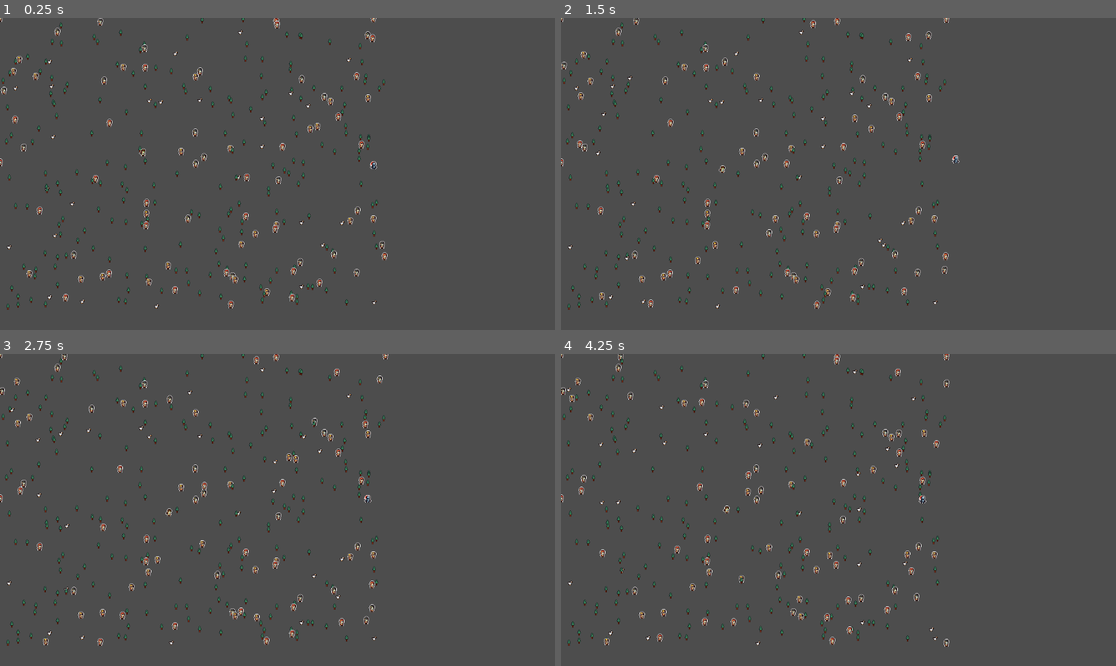
Above: before the commit, frames 1-4 (two rows, left to right).
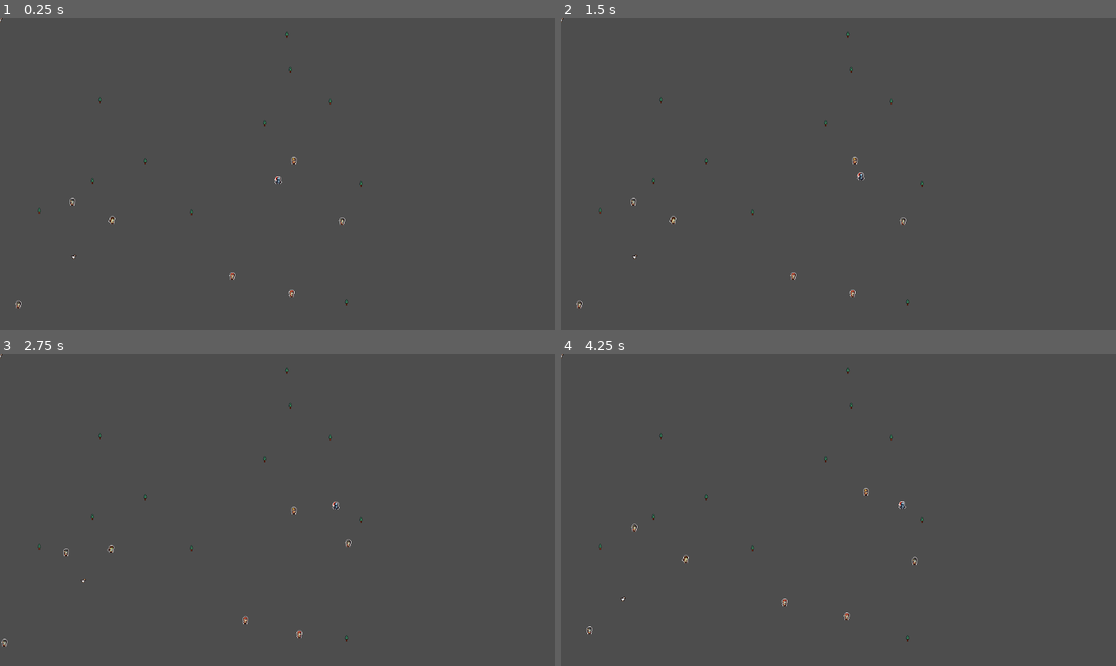
Above: after the commit, the same moments.

Repository: EcceMars/Distant-Sellsword
Game: Godot game, scene res://MAIN.tscn
Two runs of this game, one before a commit and one after it. Both use one fixed random seed, a clock stepped at 60 frames per second and the inputs below.
Inputs (mouse positions are in pixels of both pictures, inside the frame that each line leads up to):
- Up to frame 1 (0.25 s): no input
- Up to frame 2 (1.5 s): tap Enter at 0.5 s; move the mouse to (960, 158) at 0.52 s; tap Ctrl at 0.6, 1.35 s; click (960, 158) at 0.67 s; move the mouse to (727, 189) at 1.27 s; click (727, 189) at 1.42 s
- Up to frame 3 (2.75 s): move the mouse to (333, 441) at 2.02 s; tap Ctrl at 2.1 s; click (333, 441) at 2.17 s
- Up to frame 4 (4.25 s): move the mouse to (810, 572) at 2.77 s; tap Ctrl at 2.85, 3.6 s; click (810, 572) at 2.92 s; move the mouse to (1005, 556) at 3.52 s; click (1005, 556) at 3.67 s

The runs differ from the first frame. In frame 1, 3.2% of the frame differs, in the area x 0-70%, y 0-94%; in frame 2, 3.2%; in frame 3, 3.3%; in frame 4, 3.3%.

Commit message:
fixing_ini_behavior

Diff:
--- a/ECS_MANAGER.gd
+++ b/ECS_MANAGER.gd
@@ -23,6 +23,8 @@
 		sys.process(self)
 func get_all_with_component(component:Script)->Array:
 	return components.get(component.get_global_name())
+func get_system(system:Script)->System:
+	return systems.get(system.get_global_name())
 func _init(_population:int = 3, width:int = 50, height:int = 50)->void:
 	POPULATION = _population
 	WIDTH = width
@@ -61,7 +63,7 @@
 	entity.uid = -1
 	dead_ratio += 1
 	var living_tot:float = float(POPULATION)
-	living_tot *= 0.4 - 0.1
+	living_tot *= 0.5
 	var ratio:float = float(dead_ratio) / living_tot
 	dying_world = ratio > 0.7
 func start_system(system:System)->void:
--- a/MAIN.gd
+++ b/MAIN.gd
@@ -1,6 +1,6 @@
 extends Node
 
-const POPULATION:int = 300
+const POPULATION:int = 20
 const FRAME_LEN:float = 0.03
 const WIDTH:int = 800
 const HEIGHT:int = 600
@@ -56,15 +56,19 @@
 		generate()
 func generate()->void:
 	if WORLD:
-		START = false
 		await get_tree().create_timer(3).timeout
-		print("\n\n\n---------World is anew!---------\n\n\n")
+		var visible:Array = WORLD.get_all_with_component(VisualComponent)
+		for visual in visible:
+			var vcomp:VisualComponent = visual.get_component(VisualComponent)
+			if vcomp:
+				vcomp.clear()
 		await get_tree().create_timer(3).timeout
 		for node in visual_nodes:
 			if node:
 				node.queue_free()
 		visual_nodes.clear()
-		await get_tree().create_timer(3).timeout
+		await get_tree().create_timer(1).timeout
+		print("\n\n\n---------World is anew!---------\n\n\n")
 		canvas_node.queue_free()
 	WORLD = null
 	WORLD = ECS_MANAGER.new(POPULATION, WIDTH, HEIGHT)
--- a/components/BaseComponent.gd
+++ b/components/BaseComponent.gd
@@ -1,5 +1,5 @@
-class_name BaseComponent
-extends Resource
+@icon("res://assets/icons/component_icon.png")
+class_name BaseComponent extends Resource
 
 static var REGISTRY:Dictionary[Script, String] = {
 	BehaviorComponent: "BehaviorComponent",
--- a/components/BehaviorComponent.gd
+++ b/components/BehaviorComponent.gd
@@ -1,24 +1,53 @@
 class_name BehaviorComponent
 extends BaseComponent
 
-enum State { IDLE, WANDER, FLEE, REST, SEEK_FOOD }
-var current:State = State.IDLE
-var dying:float = 0.3
-var hungry:float = 0.3
-var tired:float = 0.2
+## Current active behavior
+var active_behavior:Behavior = null
+## List of all behaviors
+var behaviors:Array[Behavior] = []
 
+func _init()->void:
+	behaviors = [
+		FleeBehavior.new(),
+		IdleBehavior.new(),
+		RestBehavior.new(),
+		SeekFoodBehavior.new(),
+		WanderBehaviour.new()
+	]
+	active_behavior = behaviors[1]
+func check_behavior(entity:Entity)->String:
+	if not entity.get_component(BehaviorComponent): return str(entity.uid, " is mindless...")
+	var status:String = "%d" % entity.uid
+	match active_behavior.get_script():
+		FleeBehavior:
+			status += " flees!"
+		IdleBehavior:
+			status += " idles about..."
+		RestBehavior:
+			status += " is sound asleep..."
+		SeekFoodBehavior:
+			status += " hungers..."
+		WanderBehaviour:
+			status += " wanders about..."
+	return status
 ## Base subclass for all behaviors
 class Behavior:
 	var name:String = "NONE"
+	## Value to calculate inside [func priority]. It is always greater than 0
+	var threshold:float = 1e-10:
+		set(value):
+			if value <= 0:
+				return
+			threshold = value
 	## Evaluates the behavior priority
 	func priority(_entity:Entity)->float: return 0.0
 	## Executes behavior
 	func act(_entity:Entity, _world:ECS_MANAGER)->void: pass
 	func _to_string()->String: return name
-## Flees when health.blood is crittical
+## Flees when [health.blood] is crittical
+## TODO: Should flee from equal or stronger entities (this has to wait for a [StatComponent] and [StatSystem] implementation)
 class FleeBehavior extends Behavior:
-	var threshold:float = 0.3
-	func _init(_threshold:float = threshold)->void:
+	func _init(_threshold:float = 0.3)->void:
 		name = "FLEE"
 		threshold = _threshold
 		while not threshold: threshold += 1e-10
@@ -34,4 +63,92 @@
 		var movement:MovementComponent = entity.get_component(MovementComponent)
 		if not movement or not movement.movable: return
 
-		print("%d flees!" % entity.uid)
+		var world_end:Vector2 = Vector2(world.WIDTH, world.HEIGHT)
+		var flee_to_edge:Vector2 = [
+			Vector2(0, randf_range(0, world_end.y)),
+			Vector2(world_end.x, randf_range(0, world_end.y)),
+			Vector2(randf_range(0, world_end.x), 0),
+			Vector2(randf_range(0, world_end.x), world_end.y)
+			].pick_random()
+		var mov_sys:MovementSystem = world.get_system(MovementSystem)
+		mov_sys.force_move(entity, flee_to_edge)
+class RestBehavior extends Behavior:
+	var regen_boost:float = 0.01
+
+	func _init(_threshold:float = 0.2)->void:
+		name = "REST"
+		threshold = _threshold
+	func priority(entity:Entity)->float:
+		var health:HealthComponent = entity.get_component(HealthComponent)
+		if not health or not health.is_conscious:
+			return 1.0
+		var energy_ratio:float = health.energy.ratio()
+		if energy_ratio < threshold:
+			return 0.8 - (energy_ratio / threshold) * 0.3
+		return 0.0
+	func act(entity:Entity, _world:ECS_MANAGER)->void:
+		var movement:MovementComponent = entity.get_component(MovementComponent)
+		var health:HealthComponent = entity.get_component(HealthComponent)
+		if movement:
+			movement.clear_path()
+		if health:
+			health.is_conscious = false
+			health.energy.regen_factor += regen_boost
+## TODO: As there is no resource/gather system/component for now, this serves only as a stub
+class SeekFoodBehavior extends Behavior:
+	func _init(_threshold:float = 0.3)->void:
+		name = "SEEK_FOOD"
+	func priority(entity:Entity)->float:
+		var health:HealthComponent = entity.get_component(HealthComponent)
+		if not health or not health.is_alive or not health.is_conscious:
+			return 0.0
+		var hunger_ratio:float = health.hunger.ratio()
+		if hunger_ratio < threshold:
+			return 0.6 - (hunger_ratio / threshold) * 0.2
+		return 0.0
+	func act(entity:Entity, world:ECS_MANAGER)->void:
+		var mov_sys:MovementSystem = world.get_system(MovementSystem)
+		if not mov_sys: return
+		var movement:MovementComponent = entity.get_component(MovementComponent)
+		if not movement or not movement.movable:
+			return
+
+		var world_center:Vector2 = Vector2(world.WIDTH, world.HEIGHT) * 0.5
+		var around_center:Vector2 = world_center.lerp(movement.position, 0.8)
+		mov_sys.force_move(entity, around_center)
+## Wanders about, using speed as range
+class WanderBehaviour extends Behavior:
+	var last_time_at:int = 0
+	var interval:int = 60
+
+	func _init()->void:
+		name = "WANDER"
+	func priority(entity:Entity)->float:
+		var health:HealthComponent = entity.get_component(HealthComponent)
+		if not health or not health.is_alive or not health.is_conscious:
+			return 0.0
+		return 0.2
+
+	func act(entity:Entity, world:ECS_MANAGER)->void:
+		var mov_sys:MovementSystem = world.get_system(MovementSystem)
+		if not mov_sys: return
+		var movement:MovementComponent = entity.get_component(MovementComponent)
+		if not movement or not movement.movable:
+			return
+
+		var speed:float = movement.movable.speed * 50
+		var target:Vector2 = movement.position + Vector2(
+			randf_range(-speed, speed),
+			randf_range(-speed, speed))
+		target = target.clamp(Vector2.ZERO, Vector2(world.WIDTH, world.HEIGHT))
+		mov_sys.queue_move(entity, target)
+## Fallback behavior
+class IdleBehavior extends Behavior:
+	func _init()->void:
+		name = "IDLE"
+	func priority(_entity:Entity)->float:
+		return 0.1
+	func act(entity:Entity, _world:ECS_MANAGER)->void:
+		var movement:MovementComponent = entity.get_component(MovementComponent)
+		if movement:
+			pass
--- a/components/VisualComponent.gd
+++ b/components/VisualComponent.gd
@@ -26,21 +26,13 @@
 	visual.size = Vector2.ONE * 8
 	visual.position = visual.size * -0.5
 func clear()->void:
-	if visual is ColorRect:
-		var ori_color:Color = visual.color
-		visual.create_tween() \
-			.tween_property(visual, "color", Color.WHITE, 0.1)
-		visual.color = ori_color
-		visual.create_tween() \
-			.tween_property(visual, "self_modulate", Color.BLACK, 3.0) \
-			.finished.connect(func(): visual.queue_free())
-	else:
-		var ori_color:Color = visual.self_modulate
-		visual.create_tween() \
-			.tween_property(visual, "self_modulate", Color.WHITE, 0.1)
-		visual.self_modulate = ori_color
-		visual.create_tween() \
-			.tween_property(visual, "self_modulate", Color.BLACK, 3.0) \
-			.finished.connect(func(): visual.queue_free())
+	var tween:Tween = visual.create_tween()
+	# Quick flash to dark (very brief)
+	tween.tween_property(visual, "modulate", Color(0.06, 0.06, 0.06), 0.08)
+	# Immediately chain: go back toward original for ~0.1–0.15 s total "hit" feel
+	tween.tween_property(visual, "modulate", Color.WHITE, 0.12)
+	# Then long death fade
+	tween.tween_property(visual, "modulate", Color.BLACK, 2.8)
+	tween.tween_callback(visual.queue_free)
 func _to_string()->String:
 	return str("VisualComponent:\n\tStatic ", is_static, " of type ", "ERROR" if not visual else visual.get_script())
--- a/systems/BehaviorSystem.gd
+++ b/systems/BehaviorSystem.gd
@@ -1,79 +1,40 @@
 class_name BehaviorSystem
 extends System
 
-const State:BehaviorComponent.State = BehaviorComponent.State
-
 var think_interval:int = 60
-var counter:int = think_interval
+var counter:int = 0
 
 func process(world:ECS_MANAGER)->void:
 	counter += 1
 	if counter >= think_interval:
 		for entity:Entity in world.get_all_with_component(BehaviorComponent):
-			var behavior:BehaviorComponent = entity.get_component(BehaviorComponent)
 			var health:HealthComponent = entity.get_component(HealthComponent)
-			var movement:MovementComponent = entity.get_component(MovementComponent)
-			if null in [behavior, health, movement]: continue
+			if not health: continue
+			if health.is_alive:
+				think(entity)
+		counter = 0
+	for entity:Entity in world.get_all_with_component(BehaviorComponent):
+		var behavior_comp:BehaviorComponent = entity.get_component(BehaviorComponent)
+		if behavior_comp:
+			behavior_comp.active_behavior.act(entity, world)
+func think(entity:Entity)->void:
+	var behavior_comp:BehaviorComponent = entity.get_component(BehaviorComponent)
+	if not behavior_comp: return
 
-			if health.is_alive:
-				update(behavior, health)
-				act(entity, behavior, health, movement, world)
-		counter = 0
-
-func update(behavior:BehaviorComponent, health:HealthComponent)->void:
-	if not health.is_conscious:
-		behavior.current = State.REST
+	var health:HealthComponent = entity.get_component(HealthComponent)
+	if health and not health.is_alive:
+		behavior_comp.active_behavior = null
 		return
 
-	# Priority: dying > tired > hungry > wander
-	if health.blood.ratio() < behavior.dying:
-		behavior.current = State.FLEE
-	elif health.energy.ratio() < behavior.tired:
-		behavior.current = State.REST
-	elif health.hunger.ratio() < behavior.hungry:
-		behavior.current = State.SEEK_FOOD
-	else:
-		behavior.current = [State.WANDER, State.IDLE].pick_random()
-func act(entity:Entity, behavior:BehaviorComponent, health:HealthComponent, movement:MovementComponent, world:ECS_MANAGER)->void:
-	match behavior.current:
-		State.WANDER:
-			wander(entity, movement, world)
-		State.REST:
-			rest(movement, health)
-		State.FLEE:
-			flee(entity, movement, world)
-		State.SEEK_FOOD:
-			seek(entity, world)
-		State.IDLE:
-			idle(movement)
-func idle(movement:MovementComponent)->void:
-	print("Someone at " + str(movement.position) + " is idlying about...")
-	if movement.movable.has_target:
-		movement.clear_path()
-## Entity periodically wanders about
-func wander(entity:Entity, movement:MovementComponent, world:ECS_MANAGER)->void:
-	print("%d wanders..." % entity.uid)
-	if movement.movable or not movement.movable.has_target or counter % think_interval == 0:
-		var target:Vector2 = movement.position + (movement.position * movement.movable.speed) * sign(randi_range(-1, 1))
-		target = target.clamp(Vector2.ZERO, Vector2(world.WIDTH, world.HEIGHT))
-		var mov_sys:MovementSystem = world.systems[in_registry(MovementSystem)]
-		mov_sys.force_move(entity, target)
-func rest(movement:MovementComponent, health:HealthComponent)->void:
-	print("Someone at " + str(movement.position) + " is sound asleep...")
-	movement.clear_path()
-	health.energy.regen_factor += 0.01
-func flee(entity:Entity, movement:MovementComponent, world:ECS_MANAGER)->void:
-	print("%d flees!" % entity.uid)
-	var flee_from:Vector2 = Vector2(world.WIDTH, world.HEIGHT) * 0.5
-	var away_position:Vector2 = movement.position + (movement.position - flee_from) * 50
+	var TOP_PRIORITY:float = 0.0
+	var CHOICE:BehaviorComponent.Behavior = null
 
-	away_position.x = clampf(away_position.x, 0, world.WIDTH)
-	away_position.y = clampf(away_position.y, 0, world.HEIGHT)
+	for behavior:BehaviorComponent.Behavior in behavior_comp.behaviors:
+		var priority:float = behavior.priority(entity)
+		if priority > TOP_PRIORITY:
+			TOP_PRIORITY = priority
+			CHOICE = behavior
 
-	var mov_sys:MovementSystem = world.systems[in_registry(MovementSystem)]
-	mov_sys.force_move(entity, away_position)
-func seek(entity:Entity, world:ECS_MANAGER)->void:
-	print("%d hungers..." % entity.uid)
-	var center:Vector2 = Vector2(world.WIDTH, world.HEIGHT) * 0.5
-	var mov_sys:MovementSystem = world.systems[in_registry(MovementSystem)]
-	mov_sys.force_move(entity, center)
+	if CHOICE and CHOICE != behavior_comp.active_behavior:
+		behavior_comp.active_behavior = CHOICE
+		print(behavior_comp.check_behavior(entity))
--- a/systems/System.gd
+++ b/systems/System.gd
@@ -1,3 +1,4 @@
+@icon("res://assets/icons/system_icon.png")
 class_name System
 extends RefCounted
 
Binary file added: assets/icons/component_icon.png
Not shown, added: assets/icons/component_icon.png.import
Binary file added: assets/icons/icon_base.aseprite
Binary file changed: assets/icons/main_icon.png
Binary file added: assets/icons/system_icon.png
Not shown, added: assets/icons/system_icon.png.import
